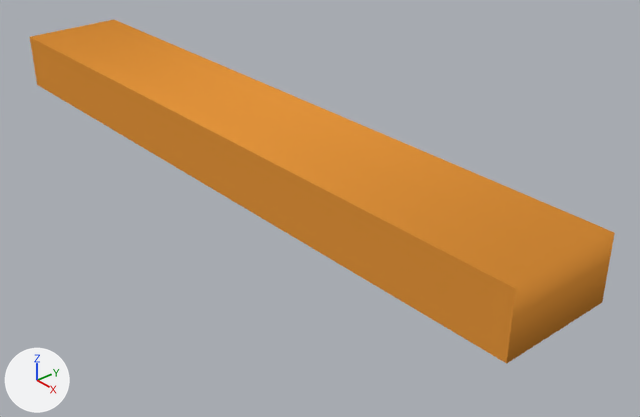
What one commit did to the Blender file assets/bar.blend.
Both versions are drawn from a camera (50 mm lens) standing at (1.076, -0.829, 0.729) and looking at (0.037, 0.067, 0.002). The axes (+X, +Y, +Z) are drawn at lower left. The lights are the same throughout. Text is drawn in Blender's own font.

The older version as bpy lines, for what is in view:
```python
txt_text = bpy.data.curves.new('Text', 'FONT')
txt_text.body = '|'
txt_text.materials.append(mat_material_001)  # orange #e7973d
txt_text.extrude = 0.1
txt_text.size = 0.6
txt_text.offset_x = -0.129
txt_text.offset_y = -0.107
ob_text = bpy.data.objects.new('Text', txt_text)
ob_text.location = (0.0, 0.0, 0.0)
ob_text.rotation_euler = (0.0, 1.571, 1.571)  # degrees (0, 90, 90)
ob_text.scale = (2.34, 2.34, 1.0)
```
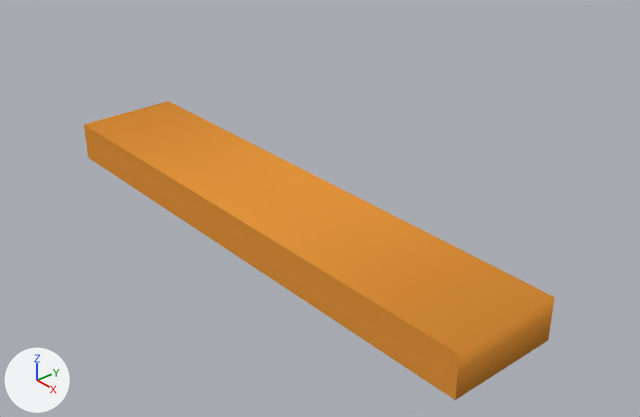
Boxes (x1, y1, x2, y2) around the edits, measured in the pictures (640 x 417 px):
'Text', reshaped (19% narrower, 13% shorter)
    before: (30, 20, 615, 363)
    after: (84, 101, 555, 400)

The change, as a diff of the scene's bpy script:
```diff
--- a/assets/bar.blend.py
+++ b/assets/bar.blend.py
@@ me_cutext @@
+me_cutext.from_pydata([(-0.016, -0.214, 0.1), (-0.016, 0.214, 0.1), (0.016, 0.214, 0.1), (0.016, -0.214, 0.1), (-0.016, -0.214, -0.1), (-0.016, 0.214, -0.1), (0.016, 0.214, -0.1), (0.016, -0.214, -0.1), (-0.016, -0.214, -0.1), (-0.016, -0.214, 0.1), (-0.016, 0.214, -0.1), (-0.016, 0.214, 0.1), (0.016, 0.214, -0.1), (0.016, 0.214, 0.1), (0.016, -0.214, -0.1), (0.016, -0.214, 0.1)], [], [(0, 2, 1), (0, 3, 2), (6, 4, 5), (7, 4, 6), (9, 11, 10, 8), (11, 13, 12, 10), (13, 15, 14, 12), (15, 9, 8, 14)])
+for i in [*range(4, 8)]: me_cutext.polygons[i].use_smooth = True
+me_cutext.materials.append(mat_material_001)  # orange #e7973d
@@ ob_text @@
-ob_text = bpy.data.objects.new('Text', txt_text)
+ob_text = bpy.data.objects.new('Text', me_cutext)
 ob_text.location = (0.0, 0.0, 0.0)
```
